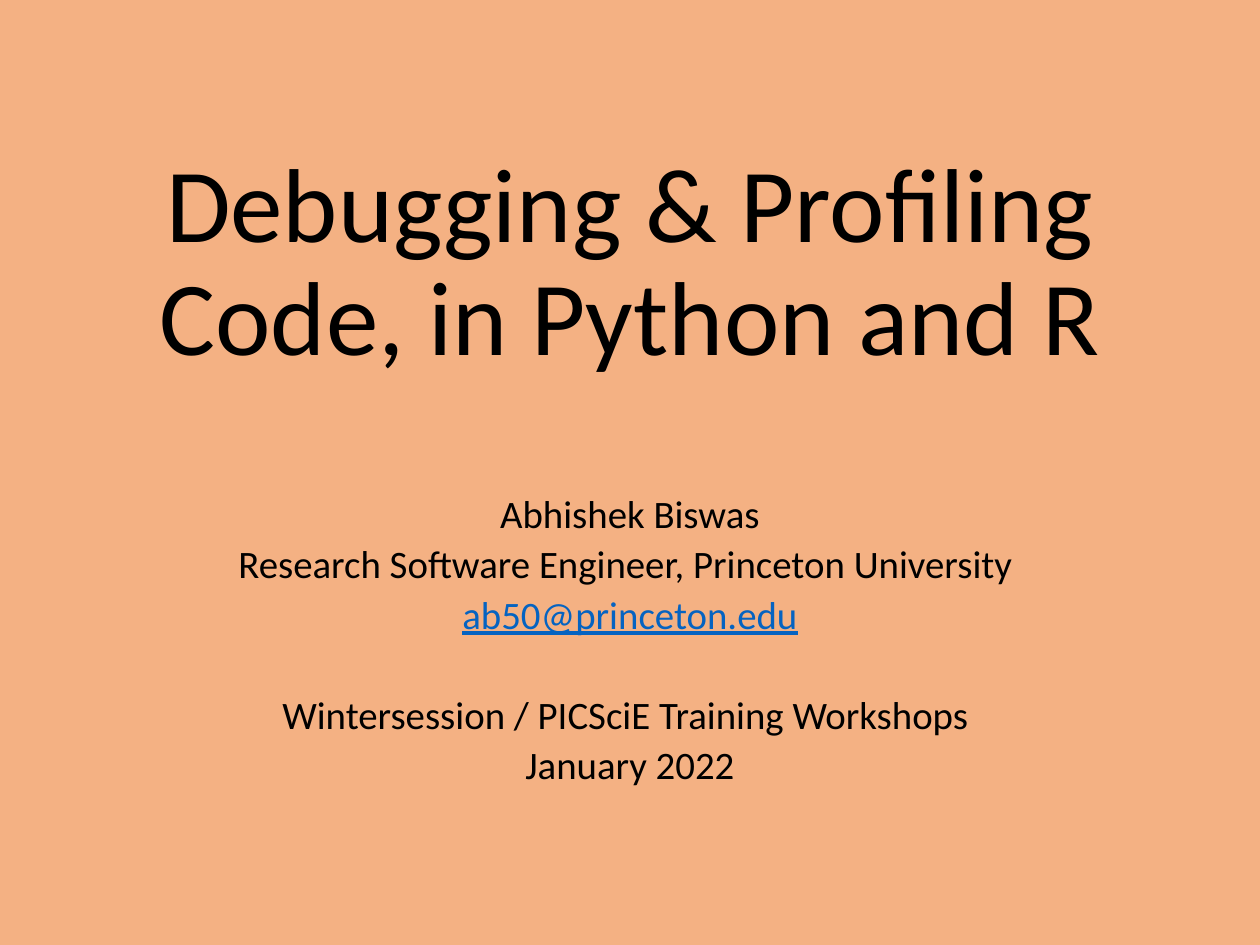
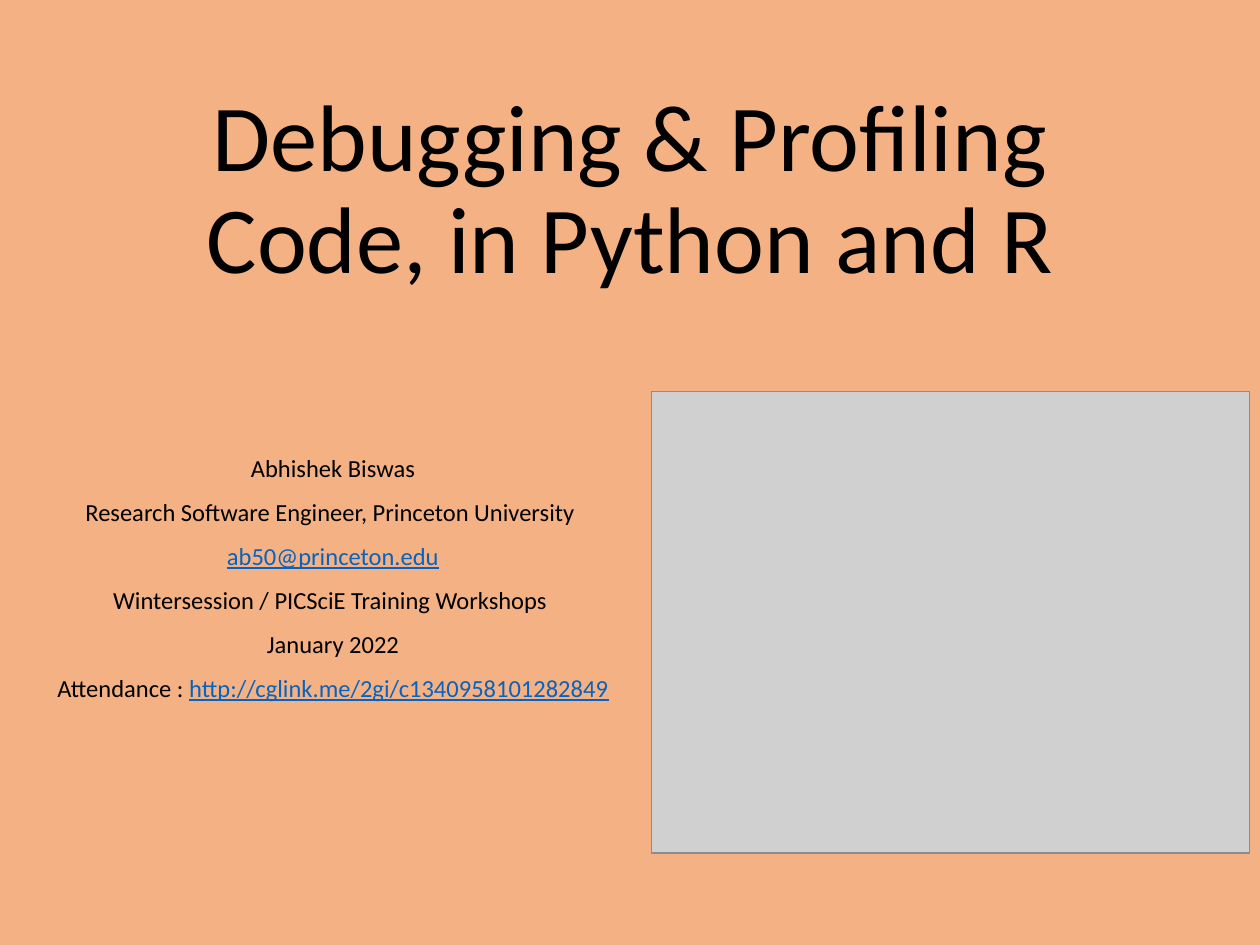
Before and after one commit to PrincetonUniversity/intro_debugging, a slide deck: slide 1 of 01_overview/Introduction_To_Debugging.pptx. Drawn at 1260x945 pixels with LibreOffice and Linux fonts; fonts in the diff are those of the drawing; grey boxes stand for pictures. Boxes give left, top, right and bottom in pixels: in the first picture for what was removed or moved away, otherwise in the second. Text is boxed around its words. In the diff, an @@ line names an element or a change of style, - is before the commit and + after.

Commit message:
Added QR Code

```diff
--- a/01_overview/Introduction_To_Debugging.pptx
+++ b/01_overview/Introduction_To_Debugging.pptx
@@ title "Debugging & Profiling Code, in ..." at bbox=[207, 105, 1052, 289]: size 60 to 54 pt @@
@@ picture added at bbox=[651, 392, 1249, 853] @@
@@ subtitle "Abhishek Biswas": place and size @@
-subtitle "Abhishek Biswas" at bbox=[238, 501, 1012, 786]
+subtitle "Abhishek Biswas" at bbox=[57, 460, 608, 702]
@@ subtitle at bbox=[85, 460, 574, 657]: size 22.2 to 14 pt in "Abhishek Biswas", "Research Software Engineer, Princeton University", "ab50@princeton.edu", "Wintersession / PICSciE Training Workshops" and 1 more places; line spacing 0.7 to 0.9 @@
@@ subtitle at bbox=[57, 680, 608, 702]: paragraph added @@
+Attendance : http://cglink.me/2gi/c1340958101282849
```
Also in this commit, not shown: 3 other slides changed.
